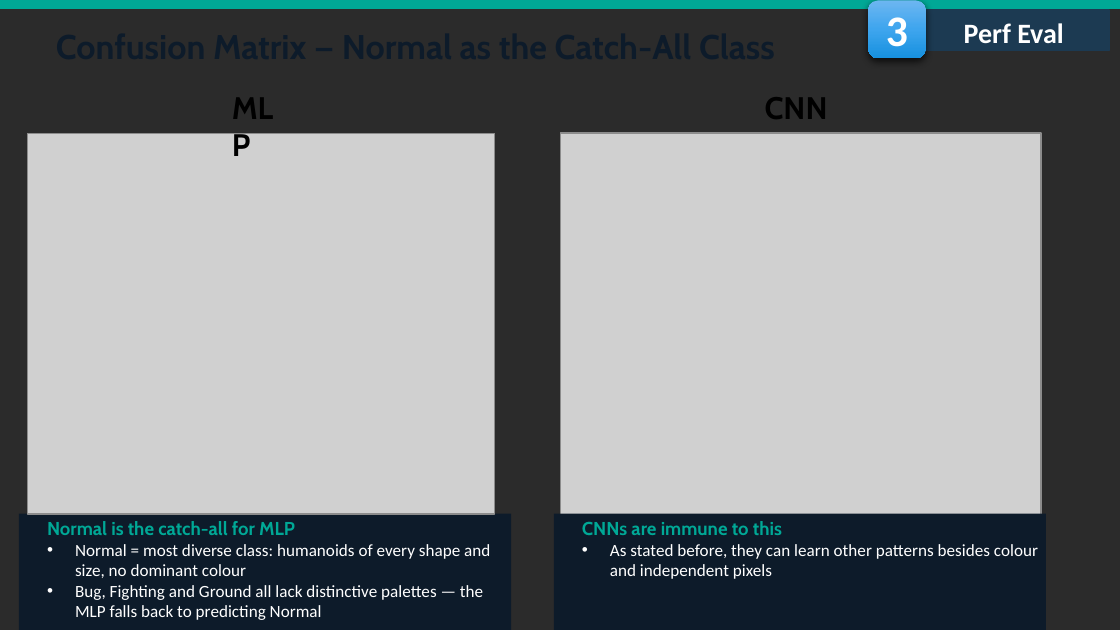
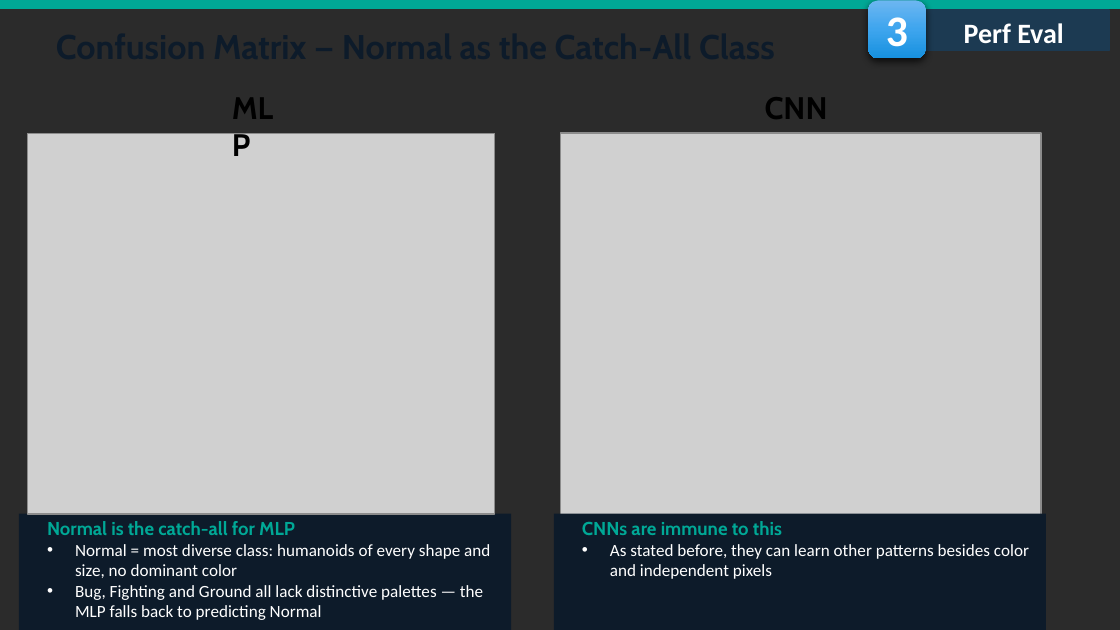
Before and after one commit to fmssilva/DL_Proj, a slide deck: slide 23 of assignment_1/task2/Task2_report.pptx. Drawn at 1120x630 pixels with LibreOffice and Linux fonts; fonts in the diff are those of the drawing; grey boxes stand for pictures; background and template pictures are left out; a plain dark background stands for a picture behind light text. Boxes give left, top, right and bottom in pixels: in the first picture for what was removed or moved away, otherwise in the second. Text is boxed around its words. In the diff, an @@ line names an element or a change of style, - is before the commit and + after.

Commit message:
Corrected some power point wording

```diff
--- a/assignment_1/task2/Task2_report.pptx
+++ b/assignment_1/task2/Task2_report.pptx
@@ text at (75,544,490,578): text changed @@
-• Normal = most diverse class: humanoids of every shape and size, no dominant colour
+• Normal = most diverse class: humanoids of every shape and size, no dominant color
@@ text at (610,544,1029,579): text changed @@
-• As stated before, they can learn other patterns besides colour and independent pixels
+• As stated before, they can learn other patterns besides color and independent pixels
```
Also in this commit, not shown: 7 other slides changed.
